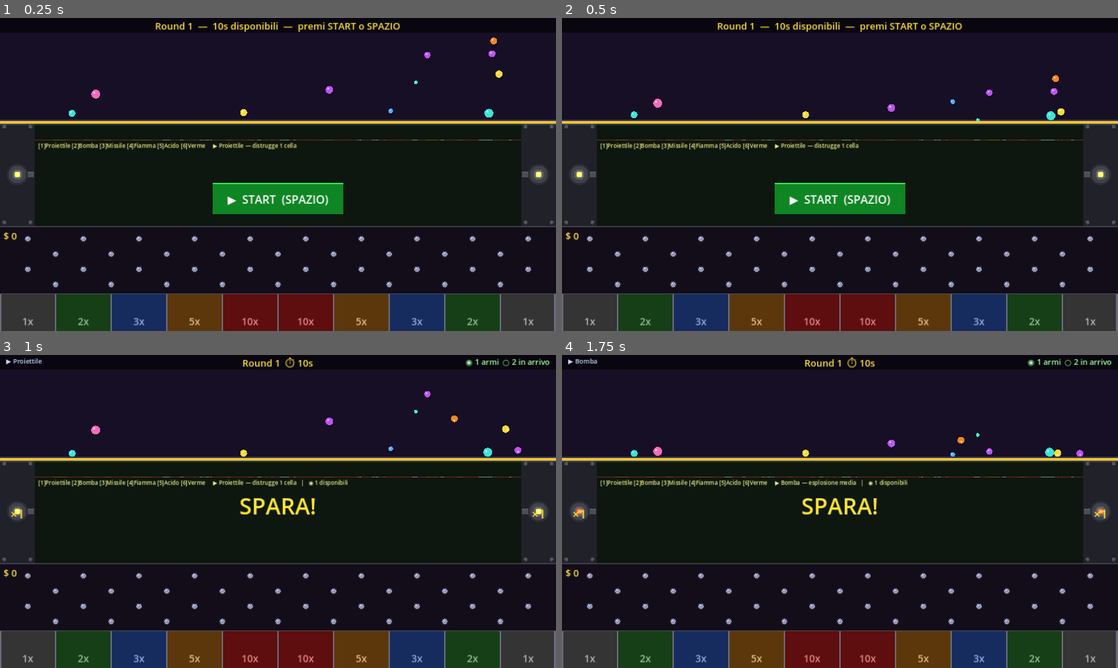
Above: before the commit, frames 1-4 (two rows, left to right).
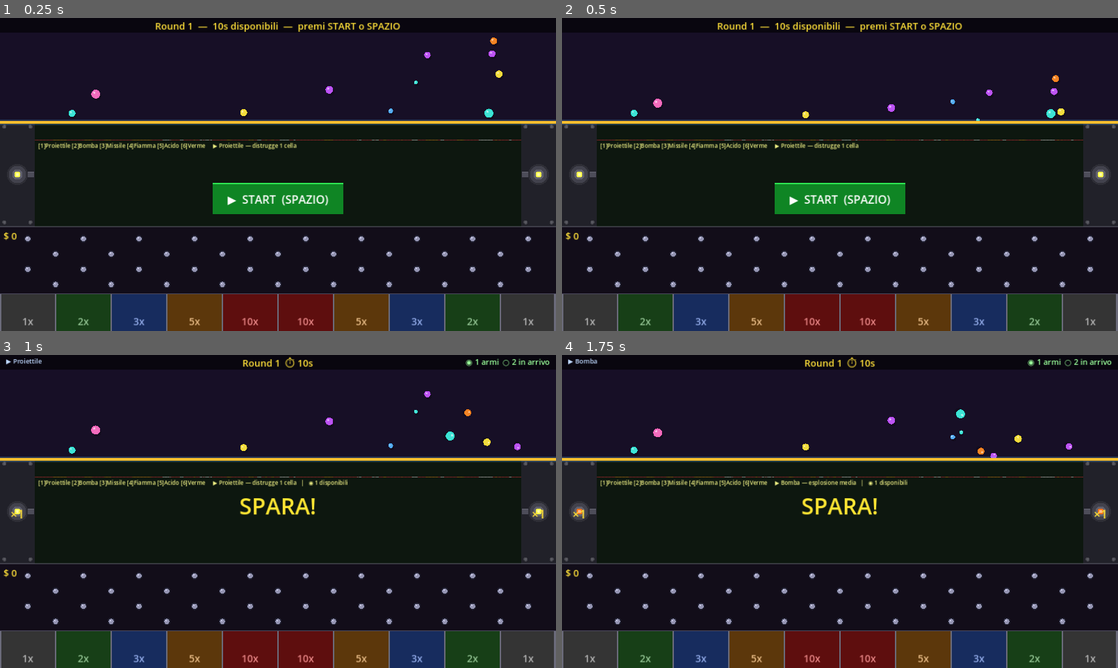
Above: after the commit, the same moments.

Repository: tanapox/TravelCalculator
Game: Godot game, scene res://scenes/Main.tscn
The game is run twice, just before and just after one commit, with the same random seed, the same clock (stepped at 60 frames per second) and the same inputs.
Inputs (mouse positions are in pixels of both pictures, inside the frame that each line leads up to):
- Up to frame 1 (0.25 s): no input
- Up to frame 2 (0.5 s): no input
- Up to frame 3 (1 s): tap Enter at 0.5 s; move the mouse to (400, 495) at 0.52 s; tap 1 at 0.6 s; click (400, 495) at 0.67 s; tap Space at 0.77 s
- Up to frame 4 (1.75 s): move the mouse to (728, 527) at 1.27 s; tap 2 at 1.35 s; click (728, 527) at 1.42 s; tap Space at 1.52 s

Frame 1 is identical in both runs. In frame 2, less than 0.1% of the frame differs, in the area x 12-89%, y 29-33%; in frame 3, 0.3%; in frame 4, 0.5%, in the area x 12-94%, y 17-33%.

Commit message:
Fix: bounce decay and _settled only active after gate opens
Balls resting on the barrier before start_falling() were decaying
bounce to 0 and triggering _settled, then _integrate_forces
zeroed velocity every frame preventing any fall.

Now: bounce decay, random kick, and settling only happen when
_falling=true. start_falling() also resets bounce and _settled.

Co-Authored-By: Claude Sonnet 4.6 <noreply@anthropic.com>
Claude-Session: https://claude.ai/code/session_01QzGJouKABdY15psrR5EvZo

Diff:
--- a/scripts/Ball.gd
+++ b/scripts/Ball.gd
@@ -38,6 +38,8 @@
 
 func start_falling() -> void:
 	_falling = true
+	_settled = false
+	physics_material_override.bounce = BOUNCE_START
 
 func _physics_process(_delta: float) -> void:
 	if collected or _settled:
@@ -52,11 +54,10 @@
 		state.linear_velocity = Vector2.ZERO
 		state.angular_velocity = 0.0
 		return
-	if state.get_contact_count() > 0:
+	if _falling and state.get_contact_count() > 0:
 		var b := physics_material_override.bounce
 		physics_material_override.bounce = maxf(BOUNCE_END, b - BOUNCE_STEP)
-		if _falling:
-			state.linear_velocity.x += randf_range(-6.0, 6.0)
+		state.linear_velocity.x += randf_range(-6.0, 6.0)
 		if physics_material_override.bounce <= BOUNCE_END:
 			_settle()
 			state.linear_velocity = Vector2.ZERO
